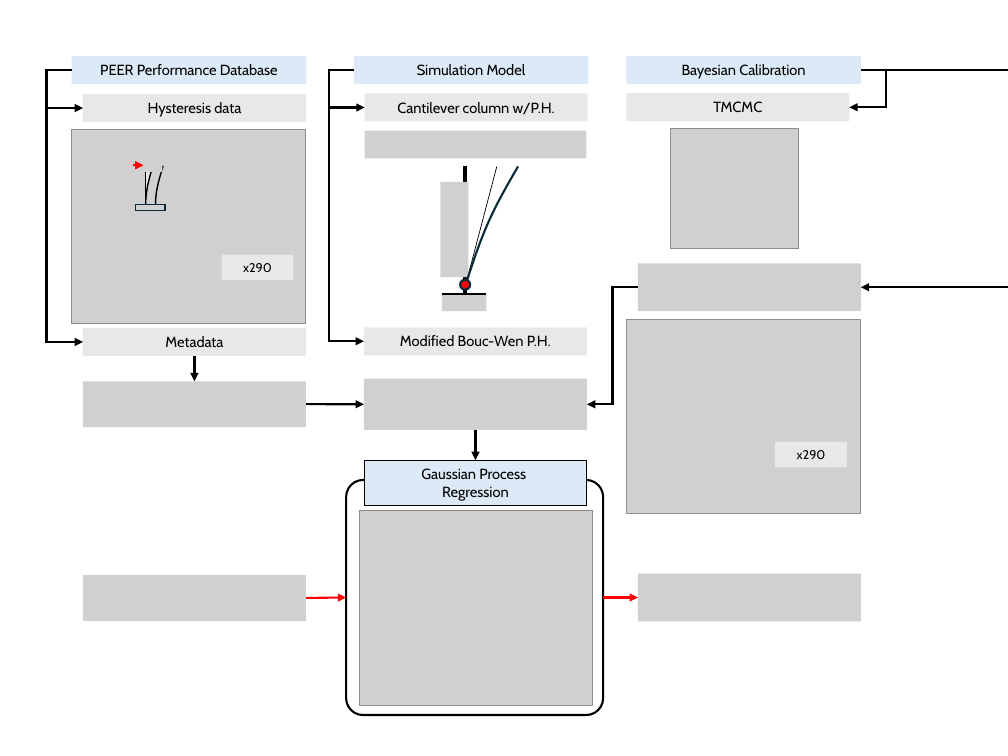
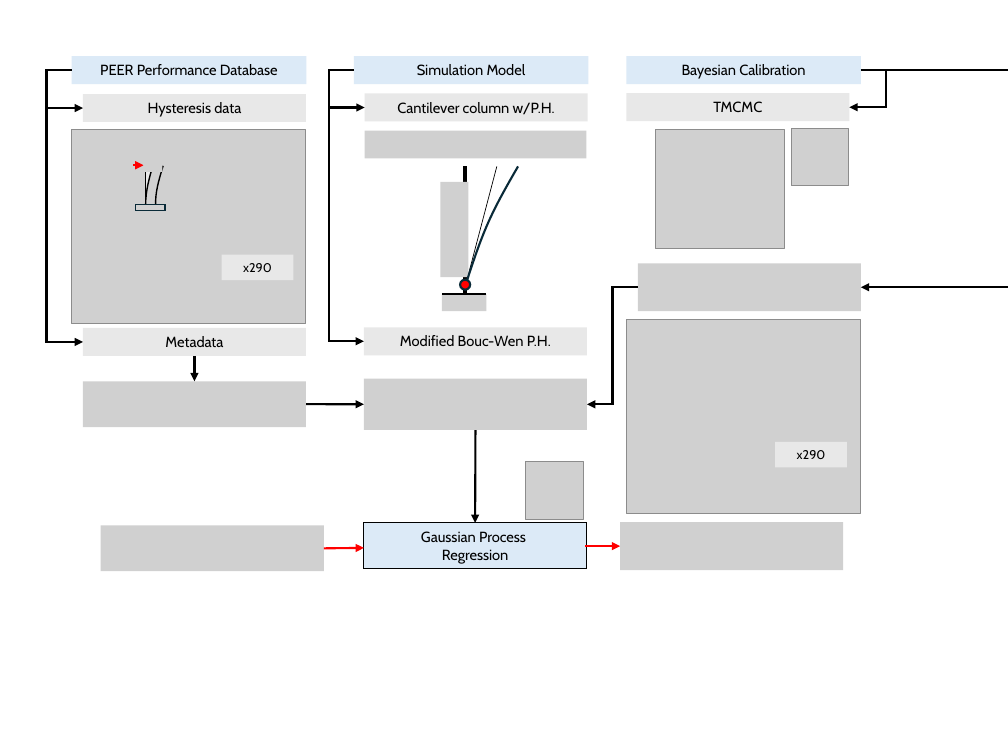
Before and after one commit to migagf/RC_Column_Model, a slide deck: slide 1 of Figures/figures4paper.pptx. Drawn at 1008x756 pixels with LibreOffice and Linux fonts; fonts in the diff are those of the drawing; grey boxes stand for pictures; background and template pictures are left out. Boxes give left, top, right and bottom in pixels: in the first picture for what was removed or moved away, otherwise in the second. Text is boxed around its words. In the diff, an @@ line names an element or a change of style, - is before the commit and + after.

```diff
--- a/Figures/figures4paper.pptx
+++ b/Figures/figures4paper.pptx
@@ picture: place and size @@
-picture at [670, 129, 799, 249]
+picture at [655, 129, 784, 249]
@@ picture added at [791, 128, 849, 185] @@
@@ arrow moved from (476, 430) - (476, 460) to (476, 430) - (475, 523) @@
@@ picture added at [526, 462, 584, 519] @@
@@ rounded rectangle removed at [346, 480, 603, 715] @@
@@ picture added at [101, 525, 324, 571] @@
@@ picture removed at [360, 510, 593, 706] @@
@@ rectangle "Gaussian Process": place and size @@
-rectangle "Gaussian Process" at [364, 460, 587, 505]
+rectangle "Gaussian Process" at [364, 523, 587, 569]
@@ picture added at [620, 522, 843, 571] @@
@@ arrow moved from (306, 598) - (346, 598) to (324, 548) - (364, 548) @@
@@ arrow moved from (603, 598) - (638, 598) to (586, 546) - (620, 546) @@
@@ picture removed at [83, 576, 305, 621] @@
@@ picture removed at [638, 574, 861, 622] @@
```
Also in this commit, not shown: 2 slides added, 3 other files.
